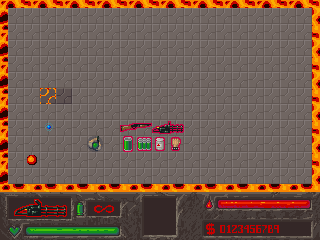
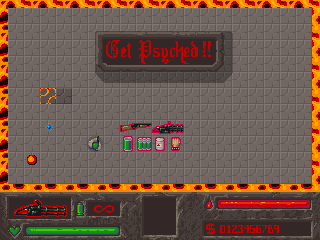
The second 320 × 240 image is a revision of the first. Changes to its layers:
added group "Overlay" with 3 layers above "Powerups" over [95, 31, 233, 83]
added layer "Layer 15" in group "Overlay" over [106, 40, 211, 64]
added layer "Base" in group "Overlay" over [96, 32, 224, 72]
added layer "shadow" (30%) in group "Overlay" over [95, 31, 233, 83]
